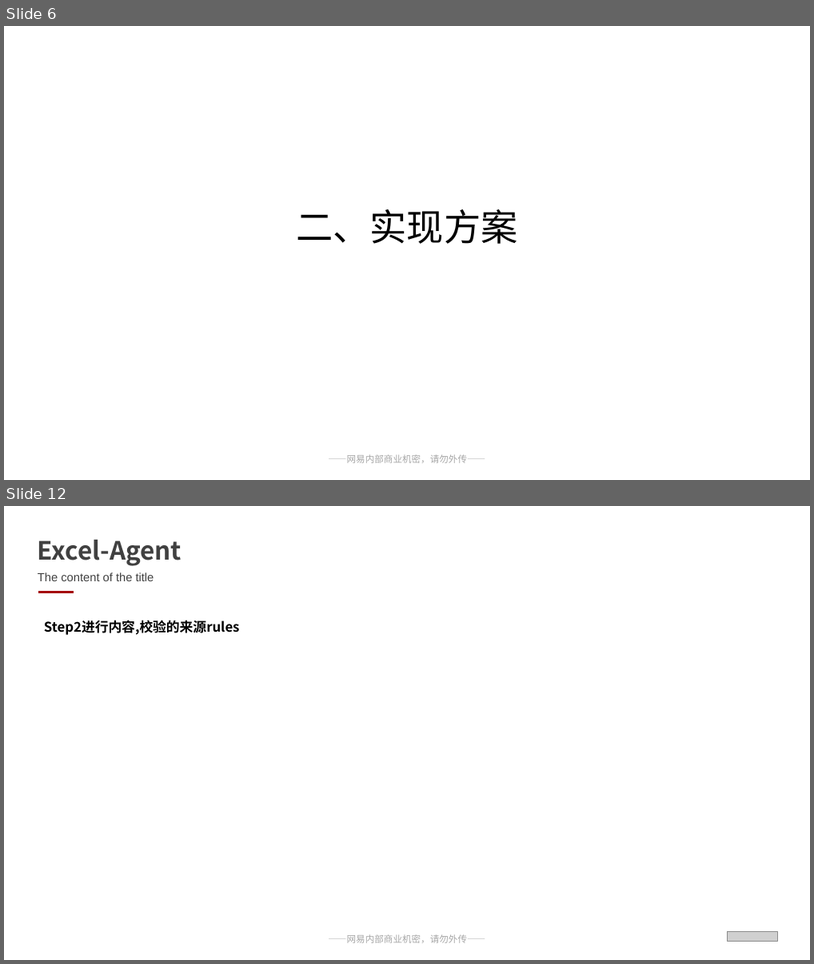
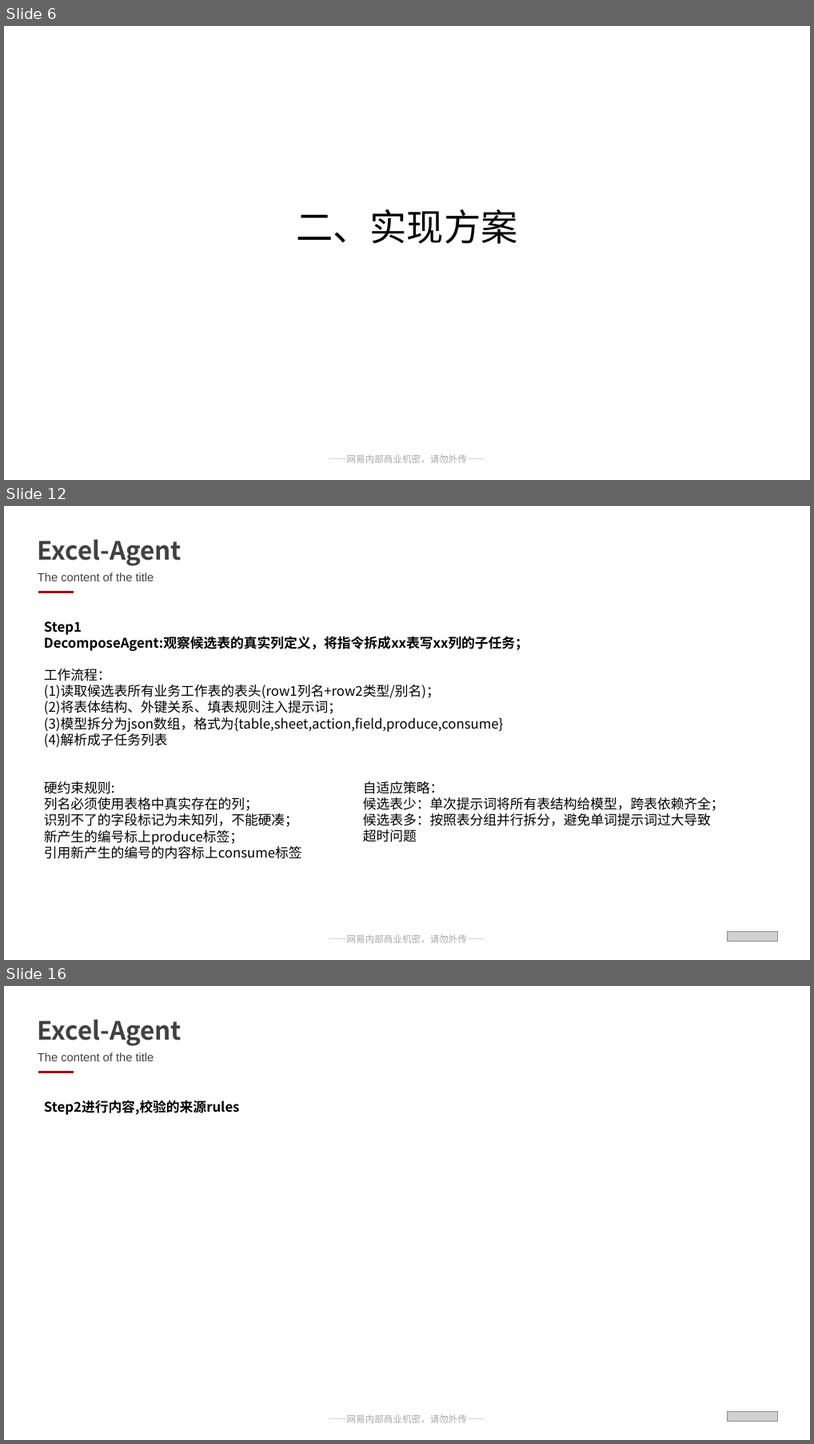
Before and after one commit to Rainwind57/ExcelAgent_And_Merge, a slide deck: 网易互娱通用PPT模板（含保密）.pptx. Shown one above the other, each under a label of ours: slides 6 and 12 before the commit, slides 6, 12 and 16 after it; the slides between them are not shown. The pictures are 814x964 and 814x1444 pixels, drawn with LibreOffice and Linux fonts; fonts in the diff are those of the drawing; grey boxes stand for pictures. Boxes give left, top, right and bottom in pixels: in the first picture for what was removed or moved away, otherwise in the second. Text is boxed around its words. In the diff, an @@ line names an element or a change of style, - is before the commit and + after.

```diff
--- a/网易互娱通用PPT模板（含保密）.pptx
+++ b/网易互娱通用PPT模板（含保密）.pptx
@@ slide 12 added at [4,506,810,960], background #FFFFFF; not listed: 1 template element that a slide beside it also shows @@
@@ text added at [38,540,182,566], 30 pt, text #404040, bold @@
+Excel-Agent
@@ text added at [38,572,154,581], 14 pt, text #404040 @@
+The content of the title
@@ line added from (38, 592) to (73, 592), #A50A0D 2 pt @@
@@ text added at [44,621,529,859], 16 pt, text #000000 @@
+Step1
+DecomposeAgent:观察候选表的真实列定义，将指令拆成xx表写xx列的子任务；
+工作流程：
+(1)读取候选表所有业务工作表的表头(row1列名+row2类型/别名)；
+(2)将表体结构、外键关系、填表规则注入提示词；
+(3)模型拆分为json数组，格式为{table,sheet,action,field,produce,consume}
+(4)解析成子任务列表
+硬约束规则:
+列名必须使用表格中真实存在的列；
+识别不了的字段标记为未知列，不能硬凑；
+新产生的编号标上produce标签；
+引用新产生的编号的内容标上consume标签
@@ text added at [363,781,725,842], 16 pt, text #000000 @@
+自适应策略：
+候选表少：单次提示词将所有表结构给模型，跨表依赖齐全；
+候选表多：按照表分组并行拆分，避免单词提示词过大导致超时问题
@@ picture added at [727,932,778,940] @@
@@ what was slide 12 is now slide 16 @@
```
Also in this commit, not shown: 7 slides changed, 4 other slides added, 1 slide removed, 11 other files.
